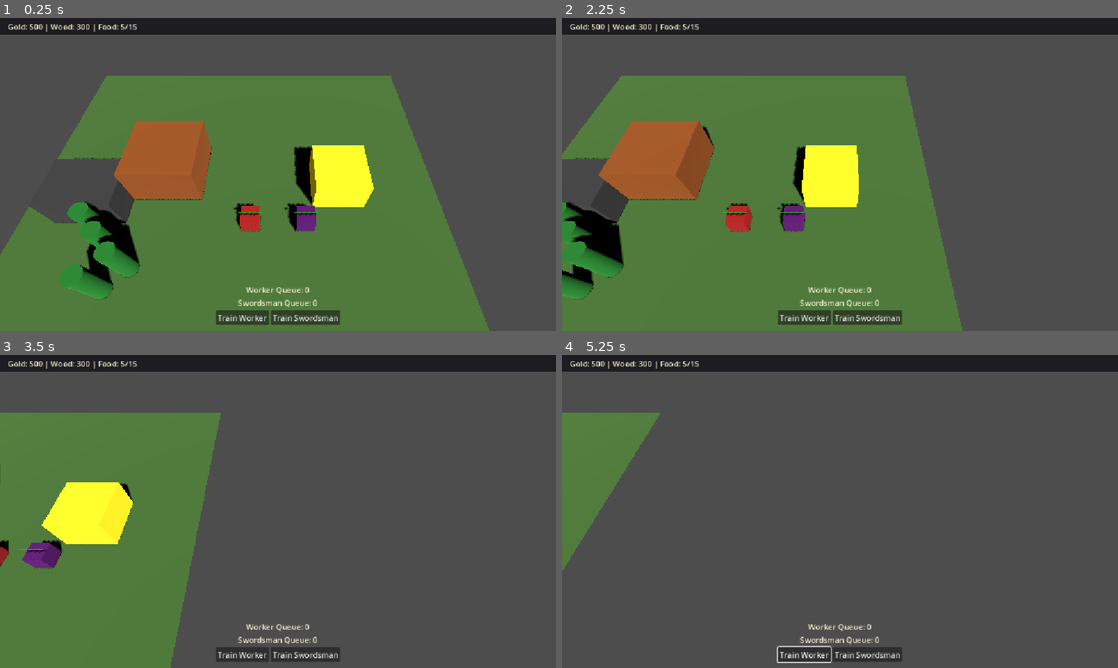
Above: before the commit, frames 1-4 (two rows, left to right).
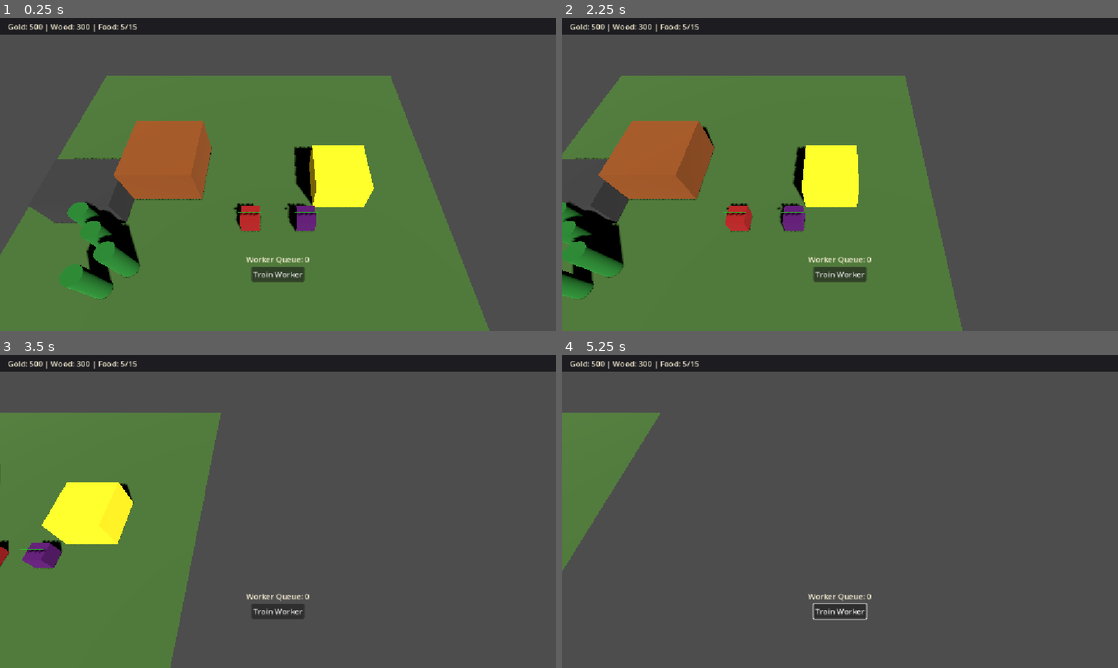
Above: after the commit, the same moments.

Repository: nplvkntx/endless-battle
Game: Godot game, scene res://scenes/combat_test.tscn
The game is run twice, just before and just after one commit, with the same random seed, the same clock (stepped at 60 frames per second) and the same inputs. This scene is started directly instead of the project's main scene.
Inputs (mouse positions are in pixels of both pictures, inside the frame that each line leads up to):
- Up to frame 1 (0.25 s): no input
- Up to frame 2 (2.25 s): click (867, 318) at 0.5 s, where only the run before the commit has a clickable "Train Swordsman"; click "Train Worker" at 1.25 s; tap Enter at 2 s; move the mouse to (962, 158) at 2.02 s; hold Right (ui_right) from 2.03 s (still down); tap B at 2.1 s; click (962, 158) at 2.17 s
- Up to frame 3 (3.5 s): release Right (ui_right) at 2.75 s; drag from (166, 527) to (250, 574) at 2.77 s
- Up to frame 4 (5.25 s): move the mouse to (895, 442) at 3.52 s; hold Right (ui_right) 3.53-4.25 s; tap T at 3.6 s; drag from (812, 574) to (673, 464) at 4.27 s; move the mouse to (1006, 558) at 5.02 s; hold Left (ui_left) from 5.03 s (still down); tap R at 5.1 s

The runs differ from the first frame. In frame 1, 1.9% of the frame differs, in the area x 38-62%, y 76-98%; in frame 2, 1.9%; in frame 3, 1.7%; in frame 4, 1.8%.
Error before the commit: Invalid assignment of property or key 'visible' with value of type 'bool' on a base object of type 'null instance'. (res://scripts/ui/build_commands.gd:26)
Error after the commit: Invalid assignment of property or key 'visible' with value of type 'bool' on a base object of type 'null instance'. (res://scripts/ui/build_commands.gd:28)

Commit message:
Fix selection crash for dead units

Diff:
--- a/scenes/combat_test.tscn
+++ b/scenes/combat_test.tscn
@@ -88,9 +88,9 @@
 anchor_top = 1.0
 anchor_right = 0.5
 anchor_bottom = 1.0
-offset_left = -240.0
-offset_top = -96.0
-offset_right = 240.0
+offset_left = -320.0
+offset_top = -160.0
+offset_right = 320.0
 offset_bottom = -12.0
 grow_horizontal = 2
 grow_vertical = 0
@@ -103,10 +103,48 @@
 text = "Worker Queue: 0"
 horizontal_alignment = 1
 
-[node name="SwordsmanQueueLabel" type="Label" parent="GameUI/BuildCommands" unique_id=259792688]
+[node name="BarracksPanel" type="VBoxContainer" parent="GameUI/BuildCommands"]
+layout_mode = 2
+theme_override_constants/separation = 4
+
+[node name="BarracksTitleLabel" type="Label" parent="GameUI/BuildCommands/BarracksPanel"]
+layout_mode = 2
+theme_override_colors/font_color = Color(0.95, 0.92, 0.82, 1)
+text = "Barracks"
+horizontal_alignment = 1
+
+[node name="BarracksQueuesRow" type="HBoxContainer" parent="GameUI/BuildCommands/BarracksPanel"]
+layout_mode = 2
+alignment = 1
+theme_override_constants/separation = 16
+
+[node name="SwordsmanQueueLabel" type="Label" parent="GameUI/BuildCommands/BarracksPanel/BarracksQueuesRow" unique_id=259792688]
 layout_mode = 2
 theme_override_colors/font_color = Color(0.95, 0.92, 0.82, 1)
 text = "Swordsman Queue: 0"
+
+[node name="ArcherQueueLabel" type="Label" parent="GameUI/BuildCommands/BarracksPanel/BarracksQueuesRow"]
+layout_mode = 2
+theme_override_colors/font_color = Color(0.95, 0.92, 0.82, 1)
+text = "Archer Queue: 0"
+
+[node name="BarracksTrainingRow" type="HBoxContainer" parent="GameUI/BuildCommands/BarracksPanel"]
+layout_mode = 2
+alignment = 1
+theme_override_constants/separation = 8
+
+[node name="TrainSwordsmanButton" type="Button" parent="GameUI/BuildCommands/BarracksPanel/BarracksTrainingRow" unique_id=1217426368]
+layout_mode = 2
+text = "Train Swordsman"
+
+[node name="TrainArcherButton" type="Button" parent="GameUI/BuildCommands/BarracksPanel/BarracksTrainingRow"]
+layout_mode = 2
+text = "Train Archer"
+
+[node name="RallyPointHintLabel" type="Label" parent="GameUI/BuildCommands/BarracksPanel"]
+layout_mode = 2
+theme_override_colors/font_color = Color(0.75, 0.78, 0.82, 1)
+text = "Right-click ground to set rally point for trained units"
 horizontal_alignment = 1
 
 [node name="ButtonsRow" type="HBoxContainer" parent="GameUI/BuildCommands" unique_id=1199649065]
@@ -124,10 +162,6 @@
 [node name="TrainWorkerButton" type="Button" parent="GameUI/BuildCommands/ButtonsRow" unique_id=1694824092]
 layout_mode = 2
 text = "Train Worker"
-
-[node name="TrainSwordsmanButton" type="Button" parent="GameUI/BuildCommands/ButtonsRow" unique_id=1217426368]
-layout_mode = 2
-text = "Train Swordsman"
 
 [node name="Ground" type="MeshInstance3D" parent="." unique_id=283332596]
 mesh = SubResource("PlaneMesh_ground")
--- a/scenes/main.tscn
+++ b/scenes/main.tscn
@@ -91,9 +91,9 @@
 anchor_top = 1.0
 anchor_right = 0.5
 anchor_bottom = 1.0
-offset_left = -240.0
-offset_top = -120.0
-offset_right = 240.0
+offset_left = -320.0
+offset_top = -160.0
+offset_right = 320.0
 offset_bottom = -12.0
 grow_horizontal = 2
 grow_vertical = 0
@@ -106,18 +106,50 @@
 text = "Worker Queue: 0"
 horizontal_alignment = 1
 
-[node name="SwordsmanQueueLabel" type="Label" parent="GameUI/BuildCommands"]
+[node name="BarracksPanel" type="VBoxContainer" parent="GameUI/BuildCommands"]
+layout_mode = 2
+theme_override_constants/separation = 4
+
+[node name="BarracksTitleLabel" type="Label" parent="GameUI/BuildCommands/BarracksPanel"]
+layout_mode = 2
+theme_override_colors/font_color = Color(0.95, 0.92, 0.82, 1)
+text = "Barracks"
+horizontal_alignment = 1
+
+[node name="BarracksQueuesRow" type="HBoxContainer" parent="GameUI/BuildCommands/BarracksPanel"]
+layout_mode = 2
+alignment = 1
+theme_override_constants/separation = 16
+
+[node name="SwordsmanQueueLabel" type="Label" parent="GameUI/BuildCommands/BarracksPanel/BarracksQueuesRow"]
 layout_mode = 2
 theme_override_colors/font_color = Color(0.95, 0.92, 0.82, 1)
 text = "Swordsman Queue: 0"
+
+[node name="ArcherQueueLabel" type="Label" parent="GameUI/BuildCommands/BarracksPanel/BarracksQueuesRow"]
+layout_mode = 2
+theme_override_colors/font_color = Color(0.95, 0.92, 0.82, 1)
+text = "Archer Queue: 0"
+
+[node name="BarracksTrainingRow" type="HBoxContainer" parent="GameUI/BuildCommands/BarracksPanel"]
+layout_mode = 2
+alignment = 1
+theme_override_constants/separation = 8
+
+[node name="TrainSwordsmanButton" type="Button" parent="GameUI/BuildCommands/BarracksPanel/BarracksTrainingRow"]
+layout_mode = 2
+text = "Train Swordsman"
+
+[node name="TrainArcherButton" type="Button" parent="GameUI/BuildCommands/BarracksPanel/BarracksTrainingRow"]
+layout_mode = 2
+text = "Train Archer"
+
+[node name="RallyPointHintLabel" type="Label" parent="GameUI/BuildCommands/BarracksPanel"]
+layout_mode = 2
+theme_override_colors/font_color = Color(0.75, 0.78, 0.82, 1)
+text = "Right-click ground to set rally point for trained units"
 horizontal_alignment = 1
 
-[node name="ArcherQueueLabel" type="Label" parent="GameUI/BuildCommands"]
-layout_mode = 2
-theme_override_colors/font_color = Color(0.95, 0.92, 0.82, 1)
-text = "Archer Queue: 0"
-horizontal_alignment = 1
-
 [node name="ButtonsRow" type="HBoxContainer" parent="GameUI/BuildCommands"]
 layout_mode = 2
 alignment = 1
@@ -137,14 +169,6 @@
 [node name="TrainWorkerButton" type="Button" parent="GameUI/BuildCommands/ButtonsRow"]
 layout_mode = 2
 text = "Train Worker"
-
-[node name="TrainSwordsmanButton" type="Button" parent="GameUI/BuildCommands/ButtonsRow"]
-layout_mode = 2
-text = "Train Swordsman"
-
-[node name="TrainArcherButton" type="Button" parent="GameUI/BuildCommands/ButtonsRow"]
-layout_mode = 2
-text = "Train Archer"
 
 [node name="Ground" type="MeshInstance3D" parent="."]
 mesh = SubResource("PlaneMesh_ground")
--- a/scripts/systems/selection_manager.gd
+++ b/scripts/systems/selection_manager.gd
@@ -24,6 +24,7 @@
 
 
 func _unhandled_input(event: InputEvent) -> void:
+	_purge_invalid_selection()
 	if event is InputEventMouseButton:
 		var mouse_button := event as InputEventMouseButton
 		match mouse_button.button_index:
@@ -152,6 +153,10 @@
 	if selected_units.is_empty():
 		return
 
+	_purge_invalid_selected_units()
+	if selected_units.is_empty():
+		return
+
 	var clicked_unit: Unit = _raycast_unit(camera, screen_position)
 	if clicked_unit is EnemyDummy:
 		_dispatch_attack_command(clicked_unit as EnemyDummy)
@@ -178,6 +183,8 @@
 	)
 	for index: int in selected_units.size():
 		var unit: Unit = selected_units[index]
+		if not _is_selectable_unit(unit):
+			continue
 		if unit is Worker:
 			(unit as Worker).cancel_gathering()
 		if unit is Swordsman:
@@ -189,7 +196,10 @@
 
 func _dispatch_attack_command(enemy: EnemyDummy) -> void:
 	InputManager.disarm_attack_move()
+	_purge_invalid_selected_units()
 	for unit: Unit in selected_units:
+		if not _is_selectable_unit(unit):
+			continue
 		if unit is Swordsman:
 			(unit as Swordsman).command_attack(enemy)
 		elif unit is Archer:
@@ -197,12 +207,15 @@
 
 
 func _dispatch_attack_move_command(ground_position: Vector3) -> void:
+	_purge_invalid_selected_units()
 	var move_targets: Array[Vector3] = GroupMoveSpacing.compute_targets(
 		ground_position,
 		selected_units.size()
 	)
 	for index: int in selected_units.size():
 		var unit: Unit = selected_units[index]
+		if not _is_selectable_unit(unit):
+			continue
 		if unit is Swordsman:
 			(unit as Swordsman).command_attack_move(move_targets[index])
 		elif unit is Archer:
@@ -215,7 +228,10 @@
 
 
 func _dispatch_gold_mine_gather_command(gold_mine: GoldMine) -> void:
+	_purge_invalid_selected_units()
 	for unit: Unit in selected_units:
+		if not _is_selectable_unit(unit):
+			continue
 		if unit is Worker:
 			(unit as Worker).command_gather_gold_mine(gold_mine)
 
@@ -253,11 +269,10 @@
 
 	_clear_building_selection_without_signal()
 	_clear_selection_without_signal()
-	selected_units = units.duplicate()
+	selected_units = _filter_selectable_units(units.duplicate())
 	for unit: Unit in selected_units:
-		unit.set_selected(true)
-		if not unit.died.is_connected(_on_unit_died):
-			unit.died.connect(_on_unit_died)
+		_safe_set_unit_selected(unit, true)
+		_track_unit_selection(unit)
 	selection_changed.emit(selected_units)
 
 
@@ -276,8 +291,8 @@
 	_clear_selection_without_signal()
 	_clear_building_selection_without_signal()
 	selected_building = building
-	if selected_building != null:
-		selected_building.set_selected(true)
+	if _is_selectable_building(selected_building):
+		_safe_set_building_selected(selected_building, true)
 	building_selection_changed.emit(selected_building)
 	selection_changed.emit(selected_units)
 
@@ -291,18 +306,17 @@
 
 
 func _clear_building_selection_without_signal() -> void:
-	if selected_building == null:
-		return
-
-	selected_building.set_selected(false)
+	if not _is_selectable_building(selected_building):
+		selected_building = null
+		return
+
+	_safe_set_building_selected(selected_building, false)
 	selected_building = null
 
 
 func _clear_selection_without_signal() -> void:
 	for unit: Unit in selected_units:
-		unit.set_selected(false)
-		if unit.died.is_connected(_on_unit_died):
-			unit.died.disconnect(_on_unit_died)
+		_untrack_unit_selection(unit)
 	selected_units.clear()
 
 
@@ -310,12 +324,101 @@
 	if not selected_units.has(unit):
 		return
 
+	_remove_unit_from_selection(unit, true)
+
+
+func _on_selected_unit_tree_exiting(unit: Unit) -> void:
+	if not selected_units.has(unit):
+		return
+
+	_remove_unit_from_selection(unit, true)
+
+
+func _remove_unit_from_selection(unit: Unit, emit_signal: bool) -> void:
+	_untrack_unit_selection(unit)
+	selected_units.erase(unit)
+
+	if emit_signal:
+		selection_changed.emit(selected_units)
+
+
+func _track_unit_selection(unit: Unit) -> void:
+	if not _is_selectable_unit(unit):
+		return
+
+	if not unit.died.is_connected(_on_unit_died):
+		unit.died.connect(_on_unit_died)
+
+	var tree_exiting_callable := _on_selected_unit_tree_exiting.bind(unit)
+	if not unit.tree_exiting.is_connected(tree_exiting_callable):
+		unit.tree_exiting.connect(tree_exiting_callable, CONNECT_ONE_SHOT)
+
+
+func _untrack_unit_selection(unit: Unit) -> void:
+	if not is_instance_valid(unit):
+		return
+
+	_safe_set_unit_selected(unit, false)
+
 	if unit.died.is_connected(_on_unit_died):
 		unit.died.disconnect(_on_unit_died)
 
-	unit.set_selected(false)
-	selected_units.erase(unit)
-	selection_changed.emit(selected_units)
+
+func _purge_invalid_selection() -> void:
+	_purge_invalid_selected_units()
+	_purge_invalid_selected_building()
+
+
+func _purge_invalid_selected_units() -> void:
+	var removed_any: bool = false
+
+	for index: int in range(selected_units.size() - 1, -1, -1):
+		if _is_selectable_unit(selected_units[index]):
+			continue
+
+		selected_units.remove_at(index)
+		removed_any = true
+
+	if removed_any:
+		selection_changed.emit(selected_units)
+
+
+func _purge_invalid_selected_building() -> void:
+	if _is_selectable_building(selected_building):
+		return
+
+	selected_building = null
+	building_selection_changed.emit(null)
+
+
+func _filter_selectable_units(units: Array[Unit]) -> Array[Unit]:
+	var selectable_units: Array[Unit] = []
+	for unit: Unit in units:
+		if _is_selectable_unit(unit):
+			selectable_units.append(unit)
+	return selectable_units
+
+
+func _is_selectable_unit(unit: Unit) -> bool:
+	return unit != null and is_instance_valid(unit)
+
+
+func _is_selectable_building(building: Building) -> bool:
+	return building != null and is_instance_valid(building)
+
+
+func _safe_set_unit_selected(unit: Unit, selected: bool) -> void:
+	if not _is_selectable_unit(unit):
+		return
+
+	unit.set_selected(selected)
+
+
+func _safe_set_building_selected(building: Building, selected: bool) -> void:
+	if not _is_selectable_building(building):
+		return
+
+	building.set_selected(selected)
 
 
 func _arrays_match(current: Array[Unit], next: Array[Unit]) -> bool:
@@ -369,7 +472,7 @@
 
 
 func _is_double_click(unit: Unit) -> bool:
-	if _last_clicked_unit == null or _last_click_time_msec < 0:
+	if not _is_selectable_unit(_last_clicked_unit) or _last_click_time_msec < 0:
 		return false
 
 	if not _is_same_unit_type(_last_clicked_unit, unit):
@@ -390,6 +493,9 @@
 
 
 func _is_same_unit_type(first_unit: Unit, second_unit: Unit) -> bool:
+	if not _is_selectable_unit(first_unit) or not _is_selectable_unit(second_unit):
+		return false
+
 	var first_type: StringName = _get_unit_selection_group(first_unit)
 	var second_type: StringName = _get_unit_selection_group(second_unit)
 	if first_type.is_empty() or second_type.is_empty():
--- a/scripts/ui/build_commands.gd
+++ b/scripts/ui/build_commands.gd
@@ -5,15 +5,16 @@
 @export var selection_manager_path: NodePath = "../../SelectionManager"
 @export var build_manager_path: NodePath = "../../BuildManager"
 
+@onready var _barracks_panel: VBoxContainer = $BarracksPanel
 @onready var _build_farm_button: Button = $ButtonsRow/BuildFarmButton
 @onready var _build_barracks_button: Button = $ButtonsRow/BuildBarracksButton
 @onready var _build_tower_button: Button = $ButtonsRow/BuildTowerButton
 @onready var _train_worker_button: Button = $ButtonsRow/TrainWorkerButton
-@onready var _train_swordsman_button: Button = $ButtonsRow/TrainSwordsmanButton
-@onready var _train_archer_button: Button = $ButtonsRow/TrainArcherButton
+@onready var _train_swordsman_button: Button = $BarracksPanel/BarracksTrainingRow/TrainSwordsmanButton
+@onready var _train_archer_button: Button = $BarracksPanel/BarracksTrainingRow/TrainArcherButton
 @onready var _worker_queue_label: Label = $WorkerQueueLabel
-@onready var _swordsman_queue_label: Label = $SwordsmanQueueLabel
-@onready var _archer_queue_label: Label = $ArcherQueueLabel
+@onready var _swordsman_queue_label: Label = $BarracksPanel/BarracksQueuesRow/SwordsmanQueueLabel
+@onready var _archer_queue_label: Label = $BarracksPanel/BarracksQueuesRow/ArcherQueueLabel
 
 var _selected_command_center: CommandCenter = null
 var _selected_barracks: Barracks = null
@@ -21,15 +22,13 @@
 
 
 func _ready() -> void:
+	_barracks_panel.visible = false
 	_build_farm_button.visible = false
 	_build_barracks_button.visible = false
 	_build_tower_button.visible = false
 	_train_worker_button.visible = false
-	_train_swordsman_button.visible = false
-	_train_archer_button.visible = false
 	_worker_queue_label.visible = false
-	_swordsman_queue_label.visible = false
-	_archer_queue_label.visible = false
+	_set_barracks_button_labels()
 	_build_farm_button.pressed.connect(_on_build_farm_pressed)
 	_build_barracks_button.pressed.connect(_on_build_barracks_pressed)
 	_build_tower_button.pressed.connect(_on_build_tower_pressed)
@@ -45,6 +44,12 @@
 	selection_manager.building_selection_changed.connect(_on_building_selection_changed)
 	_on_building_selection_changed(selection_manager.selected_building)
 	_on_selection_changed(selection_manager.selected_units)
+
+
+func _set_barracks_button_labels() -> void:
+	var cost_label := " (%d Gold, %d Food)" % [Barracks.TRAIN_GOLD_COST, Barracks.TRAIN_FOOD_COST]
+	_train_swordsman_button.text = "Train Swordsman%s" % cost_label
+	_train_archer_button.text = "Train Archer%s" % cost_label
 
 
 func _on_selection_changed(_units: Array[Unit]) -> void:
@@ -100,15 +105,12 @@
 
 	_selected_barracks = selected_building as Barracks if show_barracks_training else null
 
+	_barracks_panel.visible = show_barracks_training
 	_build_farm_button.visible = has_worker
 	_build_barracks_button.visible = has_worker
 	_build_tower_button.visible = has_worker
-	_train_swordsman_button.visible = show_barracks_training
-	_train_archer_button.visible = show_barracks_training
 	_train_worker_button.visible = _selected_command_center != null
 	_worker_queue_label.visible = _selected_command_center != null
-	_swordsman_queue_label.visible = show_barracks_training
-	_archer_queue_label.visible = show_barracks_training
 
 
 func _on_worker_queue_changed(queue_count: int) -> void:
